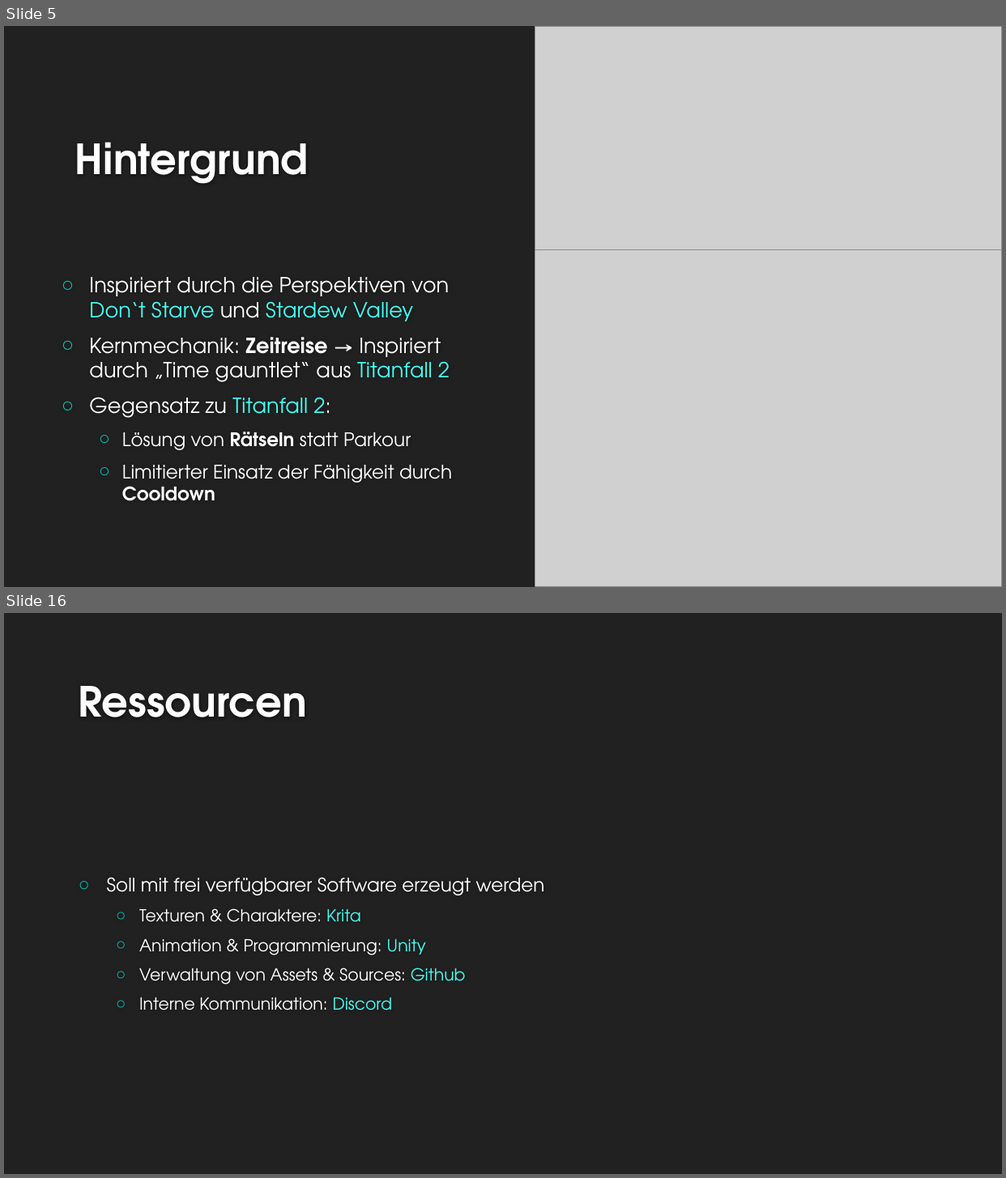
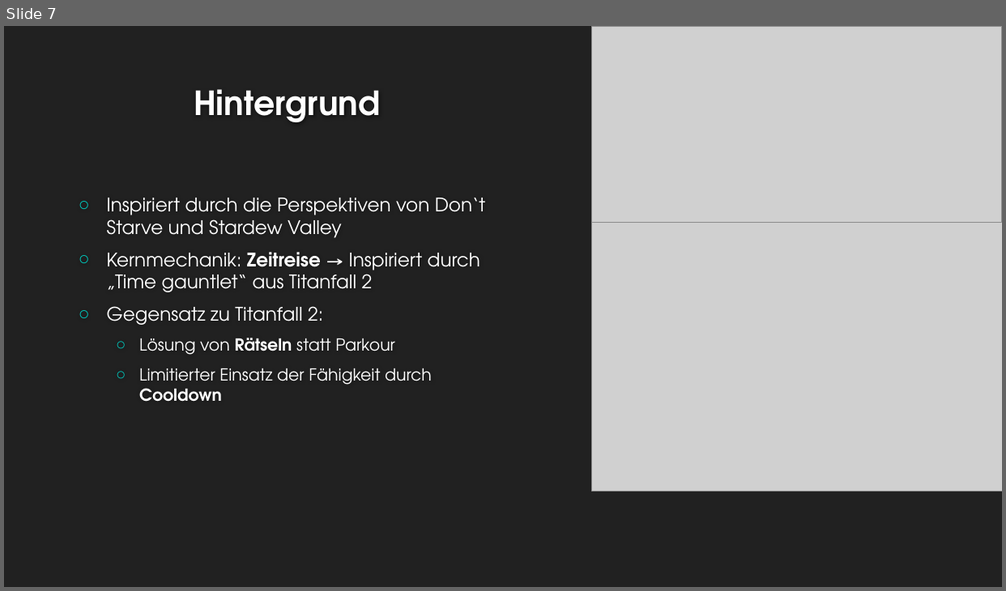
Before and after one commit to EmKaCe/DoctorWhy, a slide deck: Information/Präsentation.pptx. Shown one above the other, each under a label of ours: slides 5 and 16 before the commit, slide 7 after it; the slides between them are not shown. The pictures are 1006x1178 and 1006x591 pixels, drawn with LibreOffice and Linux fonts; fonts in the diff are those of the drawing; grey boxes stand for pictures; background and template pictures are left out. Boxes give left, top, right and bottom in pixels: in the first picture for what was removed or moved away, otherwise in the second. Text is boxed around its words. In the diff, an @@ line names an element or a change of style, - is before the commit and + after.

```diff
--- a/Information/Präsentation.pptx
+++ b/Information/Präsentation.pptx
@@ slide 16 removed at (4, 613, 1002, 1174), background #212121 @@
@@ title removed at (78, 686, 307, 717) @@
-Ressourcen
@@ text removed at (107, 877, 545, 1011) @@
-○ Soll mit frei verfügbarer Software erzeugt werden
-  ○ Texturen & Charaktere: Krita
-  ○ Animation & Programmierung: Unity
-  ○ Verwaltung von Assets & Sources: Github
-  ○ Interne Kommunikation: Discord
@@ what was slide 5 is now slide 7 @@
@@ slide 7 changed as well @@
@@ freeform shape removed at (4, 26, 535, 587) @@
@@ picture: place and size @@
-picture at (535, 26, 1002, 250)
+picture at (592, 26, 1002, 222)
@@ title "Hintergrund" at (194, 89, 380, 122): size 40 to 32 pt; alignment left to centre; vertical alignment bottom to middle @@
@@ text "Inspiriert durch die Perspektiven von ...": place and size @@
-text "Inspiriert durch die Perspektiven von ..." at (89, 277, 452, 501)
+text "Inspiriert durch die Perspektiven von ..." at (107, 198, 485, 402)
@@ text "Inspiriert durch die Perspektiven von ..." at (107, 198, 485, 402): size 20 to 18 pt in "Inspiriert durch die Perspektiven von Don‘t Starve ...", "Kernmechanik: Zeitreise → Inspiriert durch „Time gauntlet“ ...", "Gegensatz zu Titanfall 2:"; text colour #44FFF5 to #FFFFFF in "Don‘t Starve Stardew Valley", "Titanfall 2", "Titanfall 2:"; size 18 to 16 pt in "Lösung von Rätseln statt Parkour", "Limitierter Einsatz der Fähigkeit durch Cooldown" @@
@@ picture: place and size @@
-picture at (494, 250, 1002, 587)
+picture at (592, 219, 1002, 492)
```
Also in this commit, not shown: 2 other slides changed, 12 slides added, 17 other slides removed.
